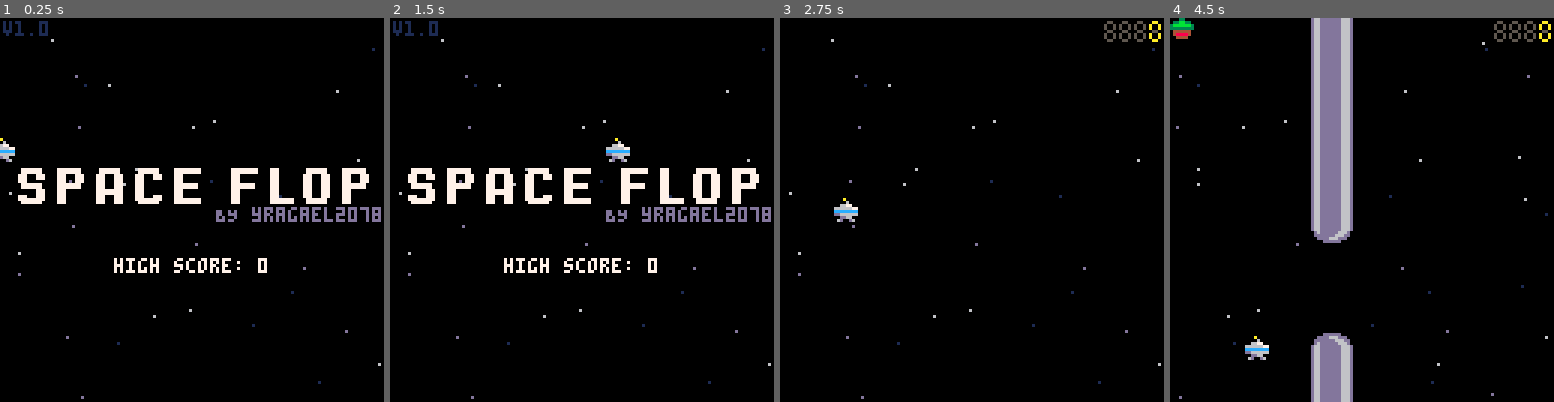
Above: before the commit, frames 1-4 (left to right).
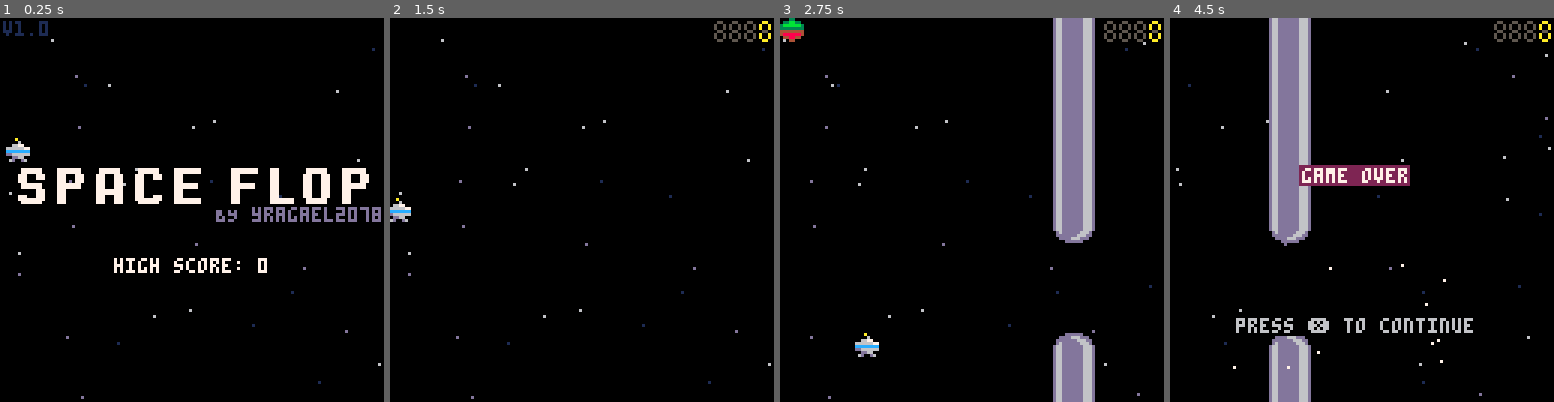
Above: after the commit, the same moments.

Repository: Yragael2078/space-flop
Game: PICO-8 cartridge space_flop.p8
The game is run twice, just before and just after one commit, with the same random seed, the same clock (stepped at 60 frames per second) and the same inputs.
Inputs:
- Up to frame 1 (0.25 s): no input
- Up to frame 2 (1.5 s): tap X (X key) at 0.33, 1.07 s
- Up to frame 3 (2.75 s): tap X (X key) at 1.85 s
- Up to frame 4 (4.5 s): tap X (X key) at 2.97, 4.08 s

The runs differ from the first frame. In frame 1, 0.3% of the frame differs, in the area x 0-8%, y 31-38%; in frame 2, 6.0%; in frame 3, 9.3%; in frame 4, 19%, in the area x 0-100%, y 0-100%.

Commit message:
Fix intro animation and other
Simplify pickups probability
Fix pickup init on gameover

Diff:
--- a/space_flop.p8
+++ b/space_flop.p8
@@ -28,7 +28,7 @@
  t+=1
  if state=="start" then
   update_saucer()
-  saucer.x+=1
+  saucer.x+=speed
   if saucer.x>127 then
    saucer.x=-8
   end
@@ -36,21 +36,33 @@
    return
   end
   if btnp(❎) then
-   tref=t
    state="flyout"
-   sfx(3)
   end
  elseif state=="flyout" then
   update_saucer()
   saucer.x+=saucer.x*0.1
   if saucer.x>127 then
    state="flyin"
+   sfx(3)
    init_saucer()
    saucer.x=-8
+   tref=t
   end
  elseif state=="flyin" then
-  saucer.x=-8+(t-tref)*(xpos+8)/(30*2)
-  if t-tref>30*2 then
+  spd=((xpos+8)-saucer.x)/15
+  local brake=true
+  if spd<1 then
+   spd=1
+   brake=false
+  end
+  if brake==false then
+   spd+=spd*0.1
+   if spd>=speed then
+    spd=speed
+   end
+  end
+  saucer.x+=spd
+  if saucer.x>=xpos then
    saucer.x=xpos
    add(posts, make_post())
    state="game"
@@ -191,6 +203,7 @@
 
  init_posts()
  init_saucer()
+ pickups={}
  saucer.x=-8
  saucer.y=40
  saucer.g=0
@@ -204,6 +217,8 @@
   img=1,
   x=-8,
   y=60,
+  sx=0,
+  sy=0,
   g=gravity,
   b=0
  }
@@ -211,22 +226,27 @@
 
 function update_saucer()
  local sy=saucer.y
- if btnp(❎) and state=="game" then
-  saucer.b=boost
-  saucer.g=gravity
-  sfx(0)
-  for i=1,20 do
-   local p=make_spark(saucer.x+1+rnd(6),saucer.y+8,-speed,rnd(3)+0.5,5,1)
-   local p2=make_spark(saucer.x+2+rnd(4),saucer.y+8,-speed,rnd(2)+0.5,5,12)
-   add(parts,p)
-   add(parts,p2)
+ if state=="game" then
+  if btnp(❎) then
+   saucer.b=boost
+   saucer.g=gravity
+   sfx(0)
+   for i=1,20 do
+    local p=make_spark(saucer.x+1+rnd(6),saucer.y+8,-speed,rnd(3)+0.5,5,1)
+    local p2=make_spark(saucer.x+2+rnd(4),saucer.y+8,-speed,rnd(2)+0.5,5,12)
+    add(parts,p)
+    add(parts,p2)
+   end
+  else
+   if saucer.b>0 then
+    saucer.b=saucer.b*0.6
+   end
+   saucer.g=saucer.g*1.1
+   saucer.y+=saucer.g-saucer.b
   end
  else
-  if saucer.b>0 then
-   saucer.b=saucer.b*0.6
-  end
-  saucer.g=saucer.g*1.1
-  saucer.y+=saucer.g-saucer.b
+  saucer.x+=saucer.sx
+  saucer.y+=saucer.sy
  end
 end
 
@@ -503,10 +523,10 @@
 end
 
 function add_pickup(pts)
- if score>3 then
-  if (shieldtop<3 or shieldbtm<3) and rnd()<0.3 then
+ if score>3 and rnd()<0.3 then
+  if (shieldtop<3 or shieldbtm<3) and rnd()<0.5 then
    add(pts,make_energy_pickup())
-  elseif rnd()<0.3 then
+  else
    add(pts,make_gold_pickup())
   end
  end
